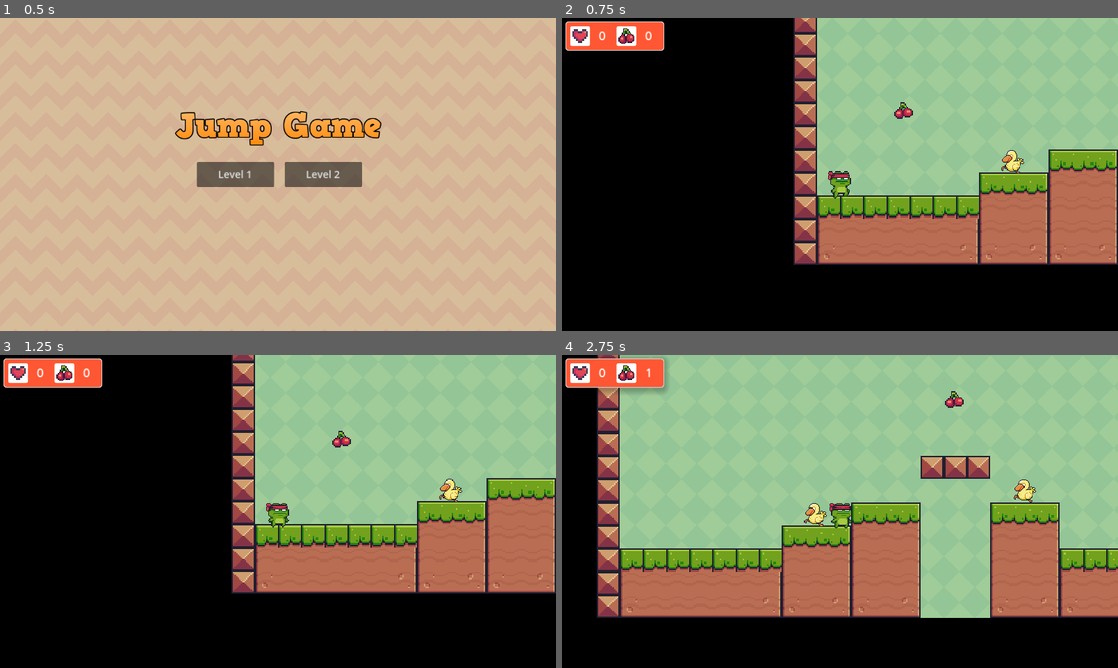
Above: before the commit, frames 1-4 (two rows, left to right).
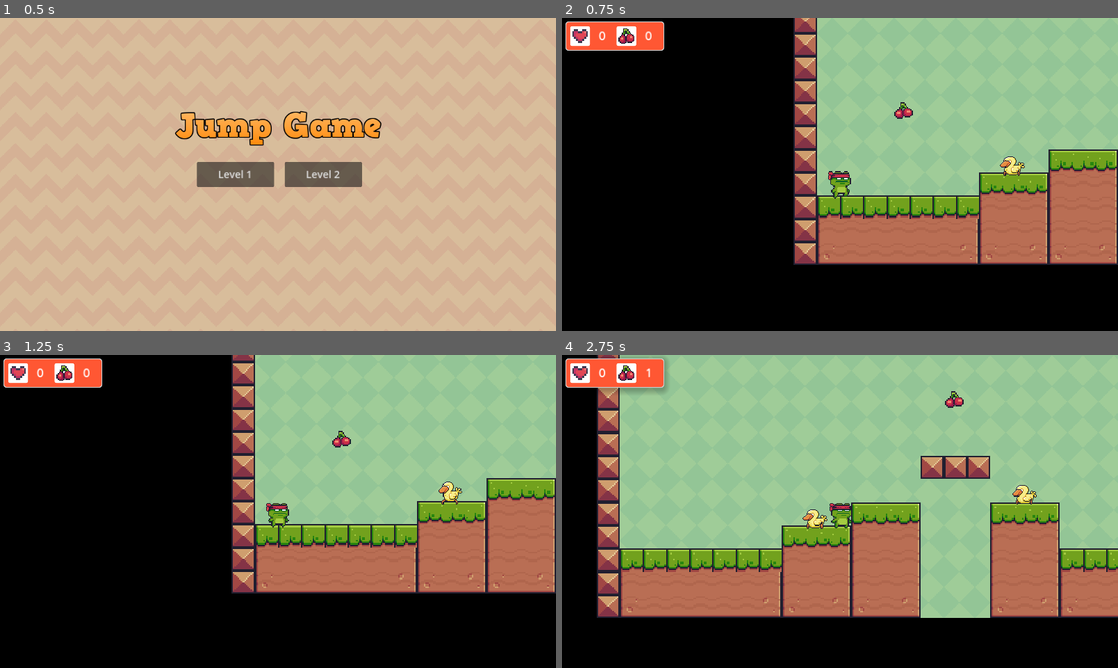
Above: after the commit, the same moments.

Repository: juanmagelay/2d-platformer-videogame
Game: Godot game, scene res://scenes/main_menu.tscn
Same seed, same stepped clock (60 frames per second), same inputs: the game is played once before the commit and once after it.
Inputs:
- Up to frame 1 (0.5 s): no input
- Up to frame 2 (0.75 s): click "Level 1" at 0.5 s
- Up to frame 3 (1.25 s): no input
- Up to frame 4 (2.75 s): hold Right (right) from 1.28 s (still down); tap Up (jump) at 1.52, 2.27 s

Frame 1 is identical in both runs. In frame 2, 0.2% of the frame differs, in the area x 78-84%, y 42-51%; in frame 3, 0.1%; in frame 4, 0.4%, in the area x 43-86%, y 39-56%.

Commit message:
Enemy duck animation
I animated the duck enemy scene with AnimatedPlayer node, adding 10 frames in the idle animation.

Diff:
--- /dev/null
+++ b/scenes/enemy_duck_body_2d.gd
@@ -0,0 +1,9 @@
+extends CharacterBody2D
+
+@onready var animation_player = self.get_node("AnimationPlayer")
+
+var animation_to_play = "Idle"
+
+func _ready():
+	animation_player.stop()
+	animation_player.play("Idle")
--- a/scenes/enemy_duck_body_2d.tscn
+++ b/scenes/enemy_duck_body_2d.tscn
@@ -1,17 +1,63 @@
-[gd_scene load_steps=3 format=3 uid="uid://o48a8boy4a8p"]
+[gd_scene load_steps=7 format=3 uid="uid://o48a8boy4a8p"]
 
-[ext_resource type="Texture2D" uid="uid://boi4t50nb70rf" path="res://Jump (36x36).png" id="1_d7jq0"]
+[ext_resource type="Script" path="res://scenes/enemy_duck_body_2d.gd" id="1_15wwn"]
+[ext_resource type="Texture2D" uid="uid://d2b8bx5m07vf5" path="res://Idle (36x36).png" id="1_vox1f"]
 
 [sub_resource type="CircleShape2D" id="CircleShape2D_imieo"]
 radius = 23.0
 
+[sub_resource type="Animation" id="Animation_mga55"]
+resource_name = "Idle"
+loop_mode = 1
+step = 0.1
+tracks/0/type = "value"
+tracks/0/imported = false
+tracks/0/enabled = true
+tracks/0/path = NodePath("Sprite2D:frame")
+tracks/0/interp = 1
+tracks/0/loop_wrap = true
+tracks/0/keys = {
+"times": PackedFloat32Array(0, 0.1, 0.2, 0.3, 0.4, 0.5, 0.6, 0.7, 0.8, 0.9),
+"transitions": PackedFloat32Array(1, 1, 1, 1, 1, 1, 1, 1, 1, 1),
+"update": 1,
+"values": [0, 1, 2, 3, 4, 5, 6, 7, 8, 9]
+}
+
+[sub_resource type="Animation" id="Animation_62doq"]
+length = 0.001
+tracks/0/type = "value"
+tracks/0/imported = false
+tracks/0/enabled = true
+tracks/0/path = NodePath("Sprite2D:frame")
+tracks/0/interp = 1
+tracks/0/loop_wrap = true
+tracks/0/keys = {
+"times": PackedFloat32Array(0),
+"transitions": PackedFloat32Array(1),
+"update": 1,
+"values": [0]
+}
+
+[sub_resource type="AnimationLibrary" id="AnimationLibrary_3orbj"]
+_data = {
+"Idle": SubResource("Animation_mga55"),
+"RESET": SubResource("Animation_62doq")
+}
+
 [node name="CharacterBody2D2" type="CharacterBody2D"]
 position = Vector2(368, 16)
+script = ExtResource("1_15wwn")
 
 [node name="Sprite2D" type="Sprite2D" parent="."]
 texture_filter = 1
 scale = Vector2(1.5, 1.5)
-texture = ExtResource("1_d7jq0")
+texture = ExtResource("1_vox1f")
+hframes = 10
 
 [node name="CollisionShape2D" type="CollisionShape2D" parent="."]
 shape = SubResource("CircleShape2D_imieo")
+
+[node name="AnimationPlayer" type="AnimationPlayer" parent="."]
+libraries = {
+"": SubResource("AnimationLibrary_3orbj")
+}
Binary file added: Idle (36x36).png
Not shown, changed: Idle (36x36).png.import
Binary file removed: Jump (36x36).png
